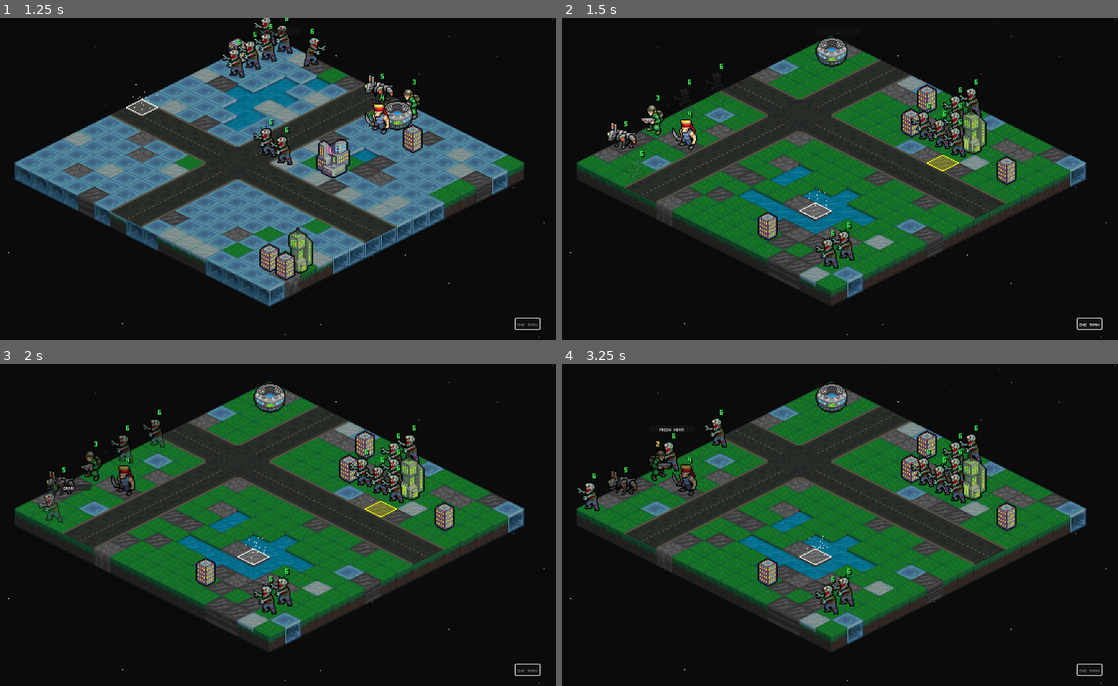
Above: before the commit, frames 1-4 (two rows, left to right).
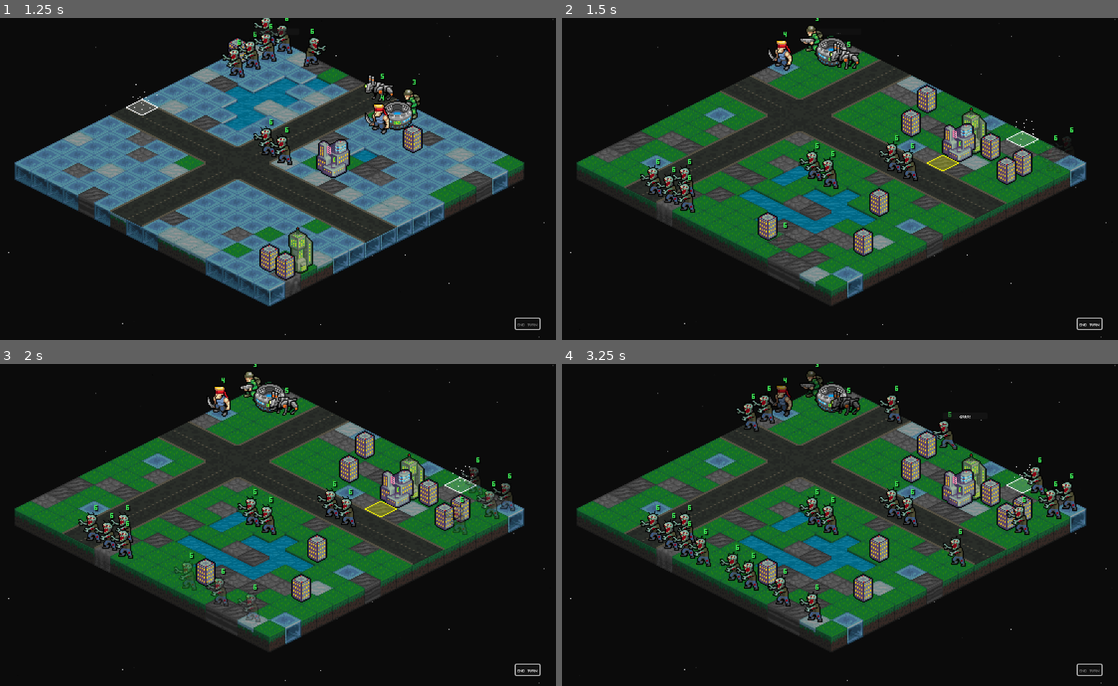
Above: after the commit, the same moments.

Repository: Tekknobot/MEKIII
Game: Godot game, scene res://scenes/Game.tscn
Same seed, same stepped clock (60 frames per second), same inputs: the game is played once before the commit and once after it.
Inputs (mouse positions are in pixels of both pictures, inside the frame that each line leads up to):
- Up to frame 1 (1.25 s): click "End Turn" at 0.5 s
- Up to frame 2 (1.5 s): tap Enter at 1.25 s; move the mouse to (956, 162) at 1.27 s; tap R at 1.35 s; click (956, 162) at 1.42 s
- Up to frame 3 (2 s): tap Space (ui_select) at 1.52 s
- Up to frame 4 (3.25 s): click (1090, 669) at 2 s, where only the run after the commit has a clickable "End Turn"; click (1090, 669) at 2.75 s, where only the run after the commit has a clickable "End Turn"

Frame 1 is identical in both runs. In frame 2, 6.0% of the frame differs, in the area x 8-93%, y 0-78%; in frame 3, 7.4%; in frame 4, 9.0%, in the area x 2-93%, y 0-81%.

Commit message:
Refactor.

Diff:
--- a/scripts/game.gd
+++ b/scripts/game.gd
@@ -518,7 +518,7 @@
 
 	candidates.shuffle()
 
-	building_count = rng.randi_range(6, building_count)
+	building_count = rng.randi_range(6, 12)
 
 	var placed := 0
 	var tries := 0
